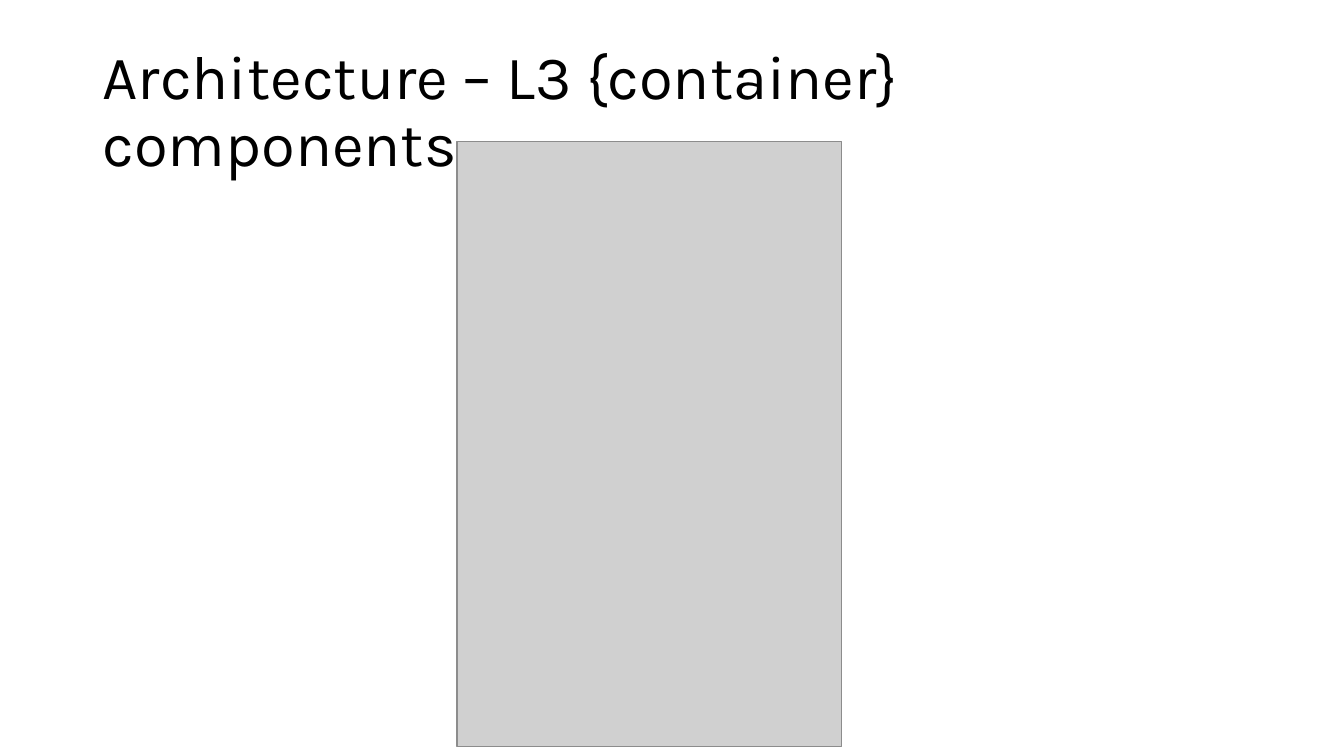
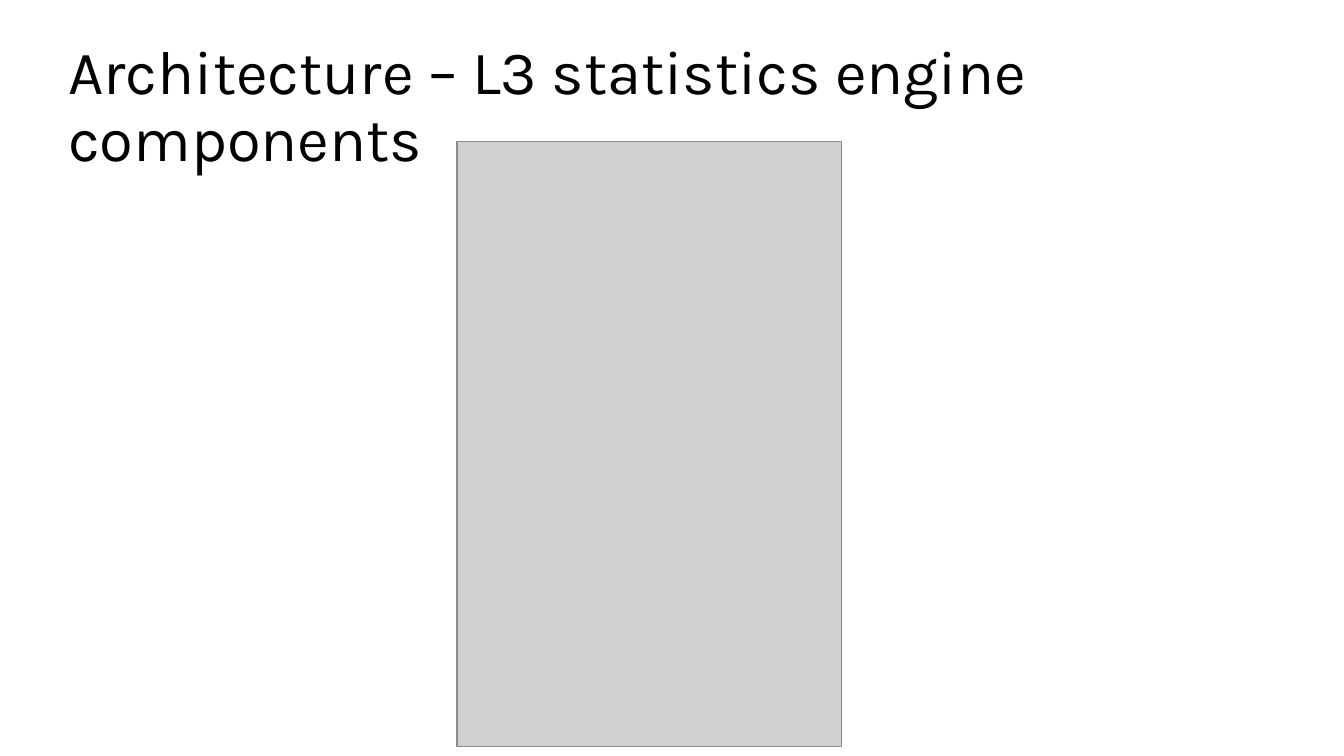
Before and after one commit to Jan-Novak00/Enrollments1, a slide deck: slide 10 of Milestone1/milestone1_presentation.pptx. Drawn at 1344x756 pixels with LibreOffice and Linux fonts; fonts in the diff are those of the drawing; grey boxes stand for pictures. Boxes give left, top, right and bottom in pixels: in the first picture for what was removed or moved away, otherwise in the second. Text is boxed around its words. In the diff, an @@ line names an element or a change of style, - is before the commit and + after.

Commit message:
Edit component slidech with container names

```diff
--- a/Milestone1/milestone1_presentation.pptx
+++ b/Milestone1/milestone1_presentation.pptx
@@ title at [68, 51, 1026, 176]: text changed @@
-Architecture – L3 {container} components
+Architecture – L3 statistics engine components
```
Also in this commit, not shown: 1 other slide changed.
